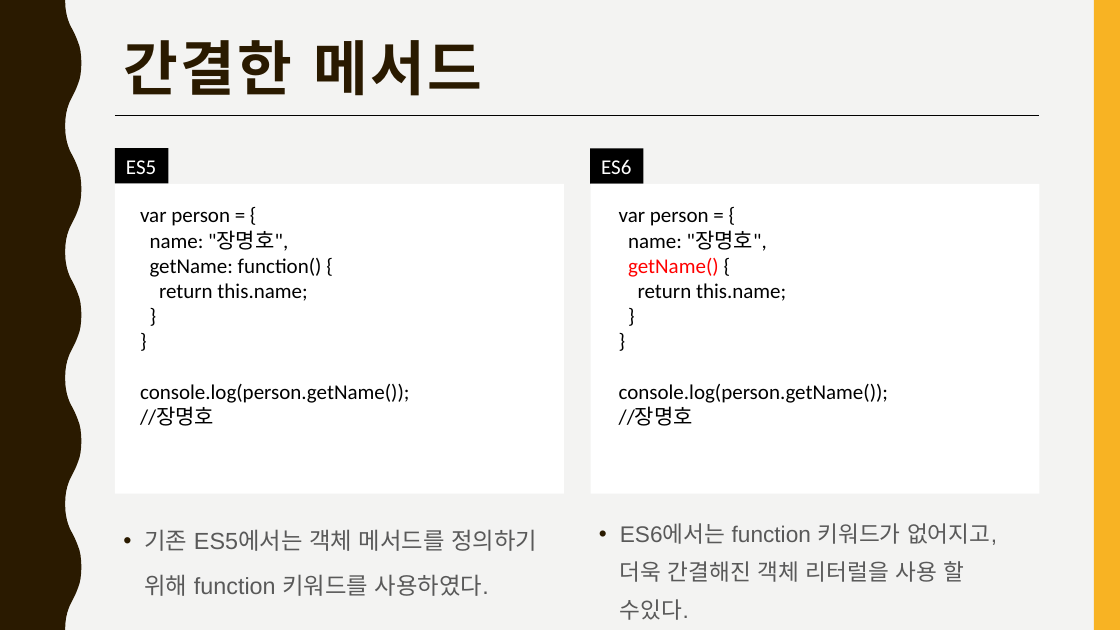
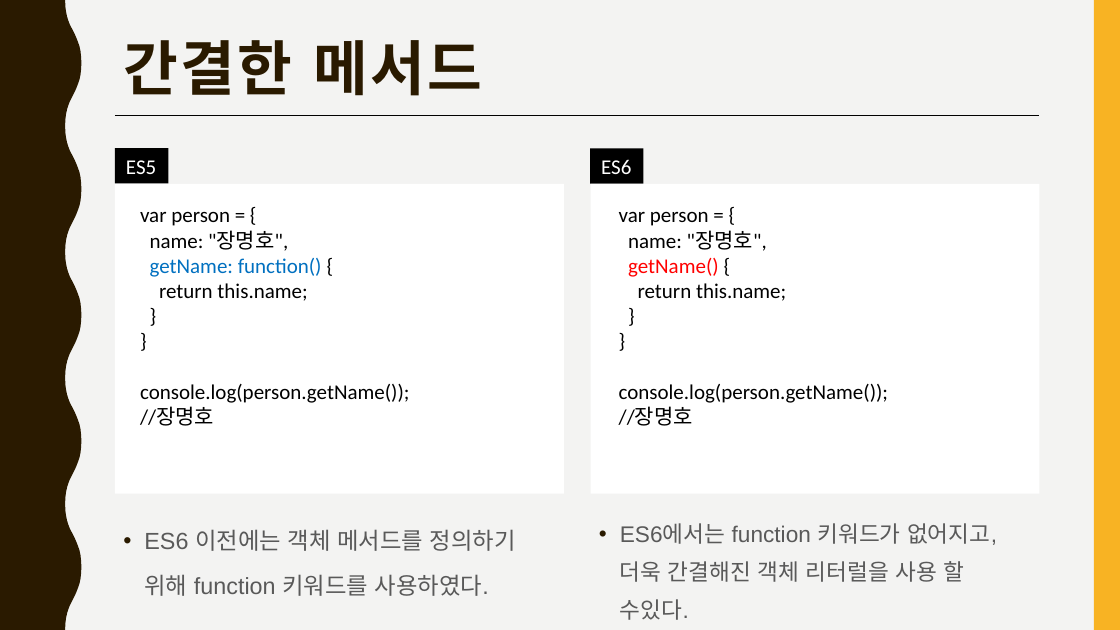
Before and after one commit to jangmang/ECMAScript6-ECMAScript201-, a slide deck: slide 14 of ES6.pptx. Drawn at 1120x630 pixels with LibreOffice and Linux fonts; fonts in the diff are those of the drawing. Boxes give left, top, right and bottom in pixels: in the first picture for what was removed or moved away, otherwise in the second. Text is boxed around its words. In the diff, an @@ line names an element or a change of style, - is before the commit and + after.

```diff
--- a/ES6.pptx
+++ b/ES6.pptx
@@ text at (150,258,322,277): text colour #000000 to #0070C0 in "getName: function()" @@
@@ text at (144,529,516,596): text changed @@
-• 기존 ES5에서는 객체 메서드를 정의하기 위해 function 키워드를 사용하였다.
+• ES6 이전에는 객체 메서드를 정의하기 위해 function 키워드를 사용하였다.
```
Also in this commit, not shown: 10 other slides changed, 5 slides added, 7 other files.
